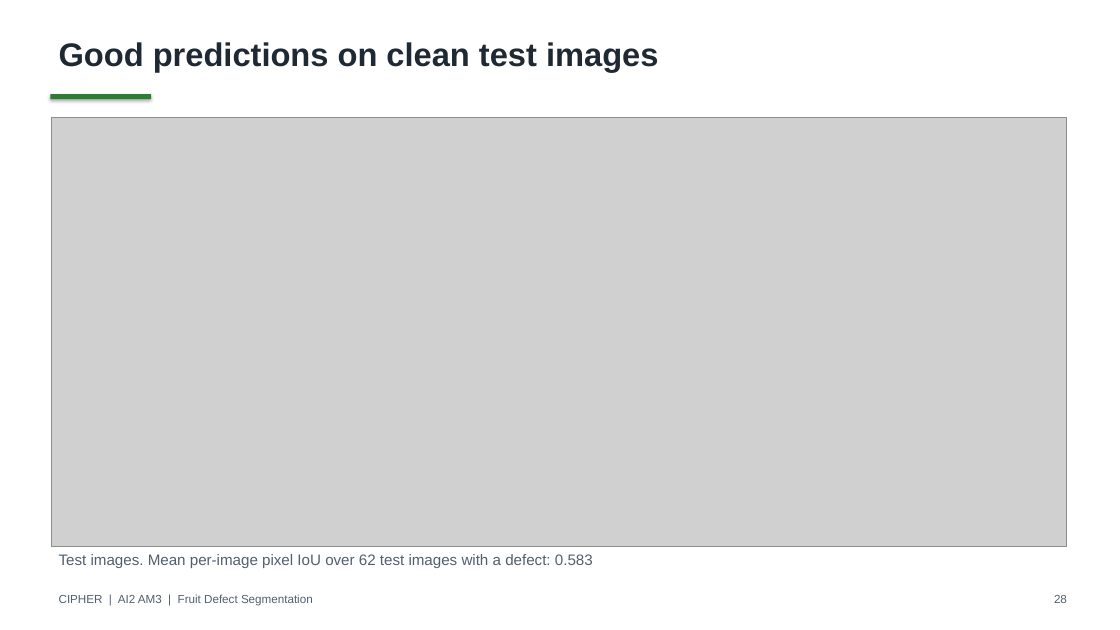
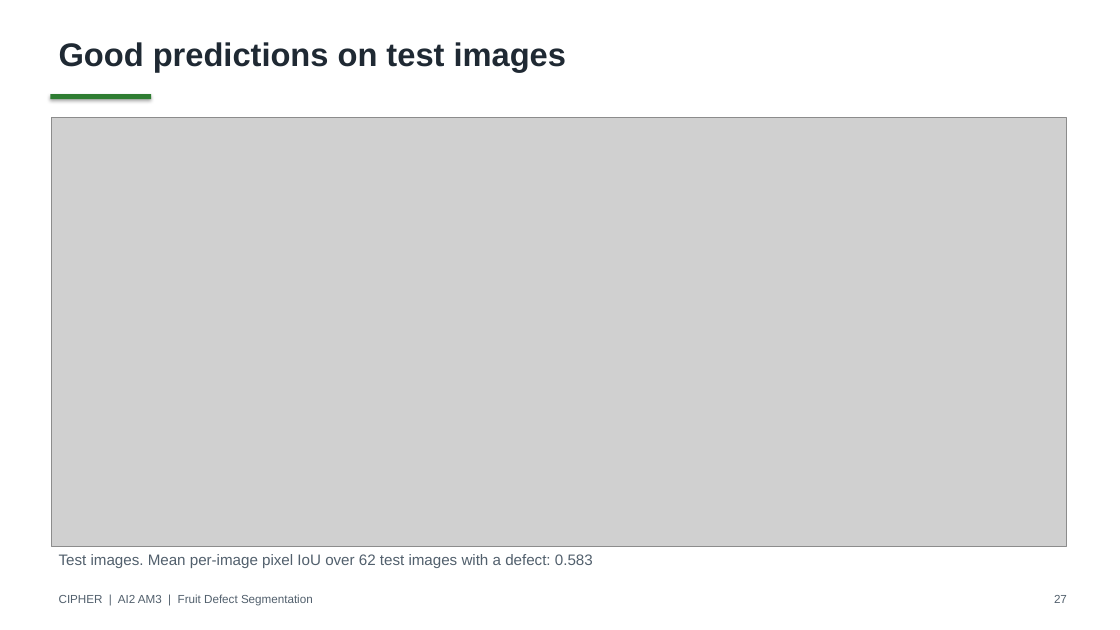
Before and after one commit to deangg/instancesegmentation, a slide deck: slide 27 of slides/CIPHER_AI2_Final_Defense.pptx (slide 28 before the commit). Drawn at 1120x630 pixels with LibreOffice and Linux fonts; fonts in the diff are those of the drawing; grey boxes stand for pictures. Boxes give left, top, right and bottom in pixels: in the first picture for what was removed or moved away, otherwise in the second. Text is boxed around its words. In the diff, an @@ line names an element or a change of style, - is before the commit and + after.

```diff
--- a/slides/CIPHER_AI2_Final_Defense.pptx
+++ b/slides/CIPHER_AI2_Final_Defense.pptx
@@ text at (59, 42, 566, 72): text changed @@
-Good predictions on clean test images
+Good predictions on test images
@@ text at (1054, 595, 1067, 603): text changed @@
-28
+27
```
Also in this commit, not shown: 12 other slides changed, 1 slide removed, 7 other files.
